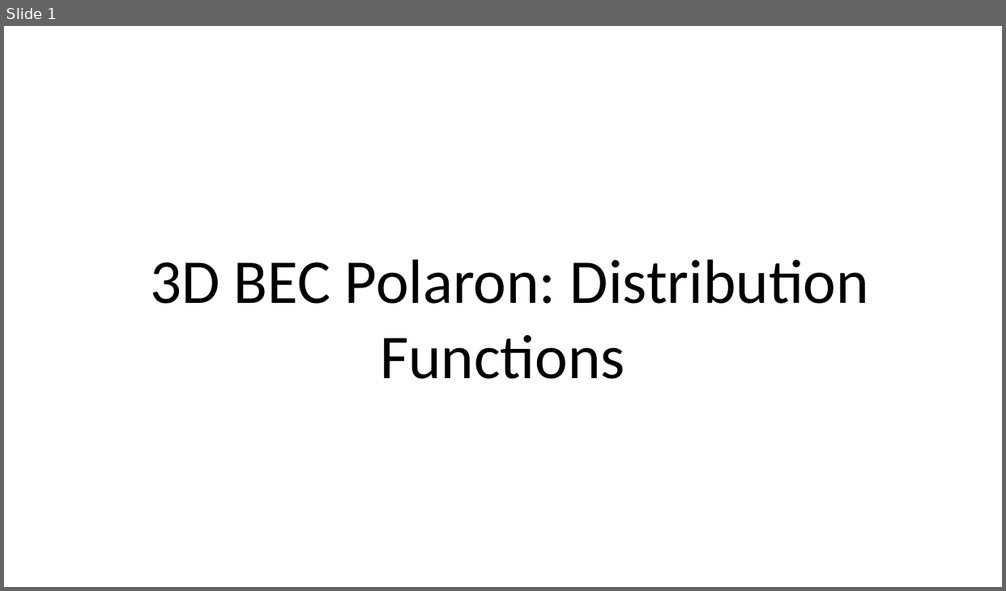
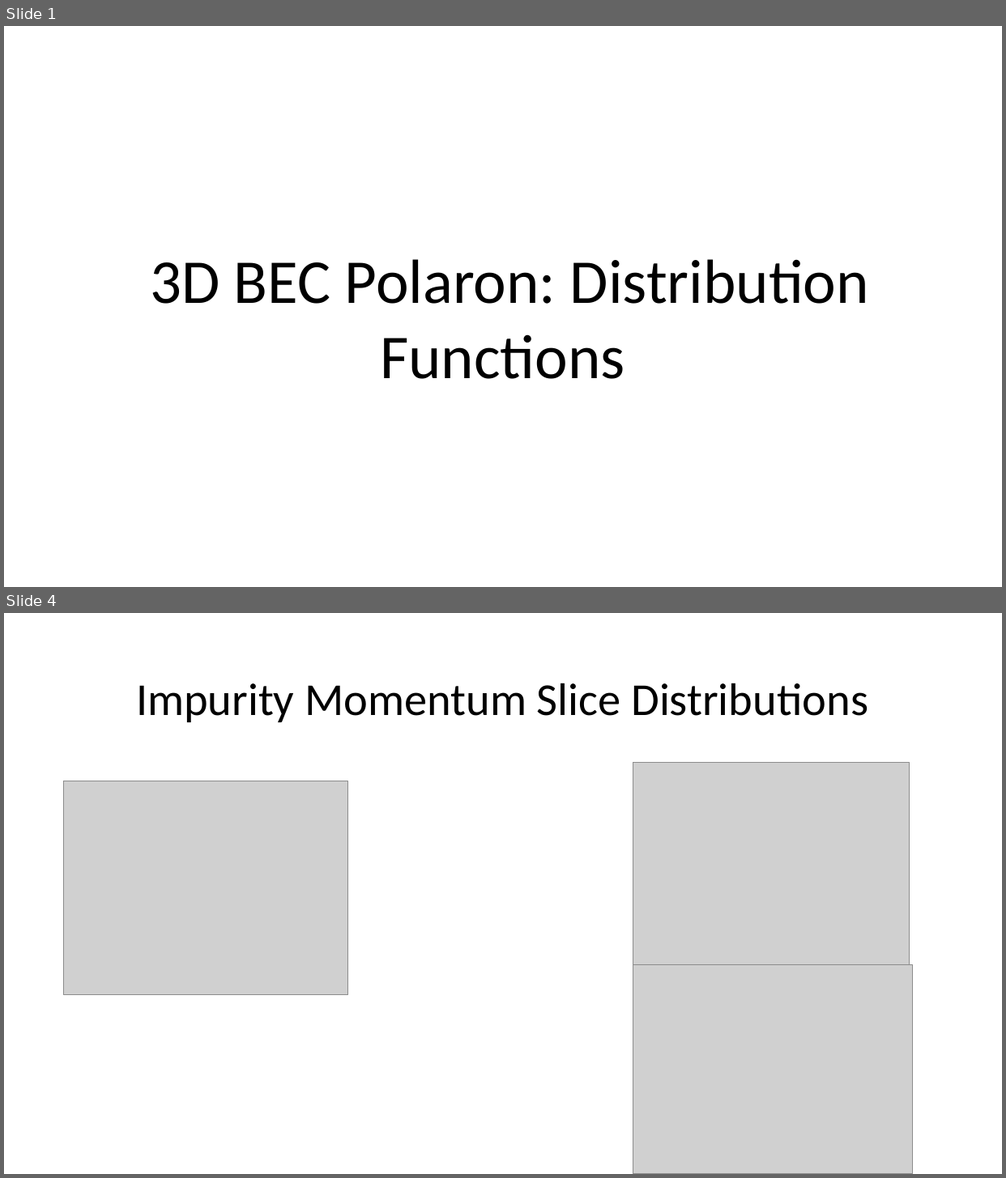
Before and after one commit to kseetharam/zwPolaron, a slide deck: figures/dist_comparison/dist_comp.pptx. Shown one above the other, each under a label of ours: slide 1 before the commit, slides 1 and 4 after it; the slides between them are not shown. The pictures are 1006x591 and 1006x1178 pixels, drawn with LibreOffice and Linux fonts; fonts in the diff are those of the drawing; grey boxes stand for pictures. Boxes give left, top, right and bottom in pixels: in the first picture for what was removed or moved away, otherwise in the second. Text is boxed around its words. In the diff, an @@ line names an element or a change of style, - is before the commit and + after.

```diff
--- a/figures/dist_comparison/dist_comp.pptx
+++ b/figures/dist_comparison/dist_comp.pptx
@@ slide 4 added at [4,613,1002,1174], background #FFFFFF @@
@@ text added at [136,683,868,722], 44 pt, text #000000 @@
+Impurity Momentum Slice Distributions
@@ picture added at [64,781,348,995] @@
@@ picture added at [633,763,910,970] @@
@@ picture added at [633,965,913,1174] @@
```
Also in this commit, not shown: 2 slides changed, 1 other slide added, 11 other files.
